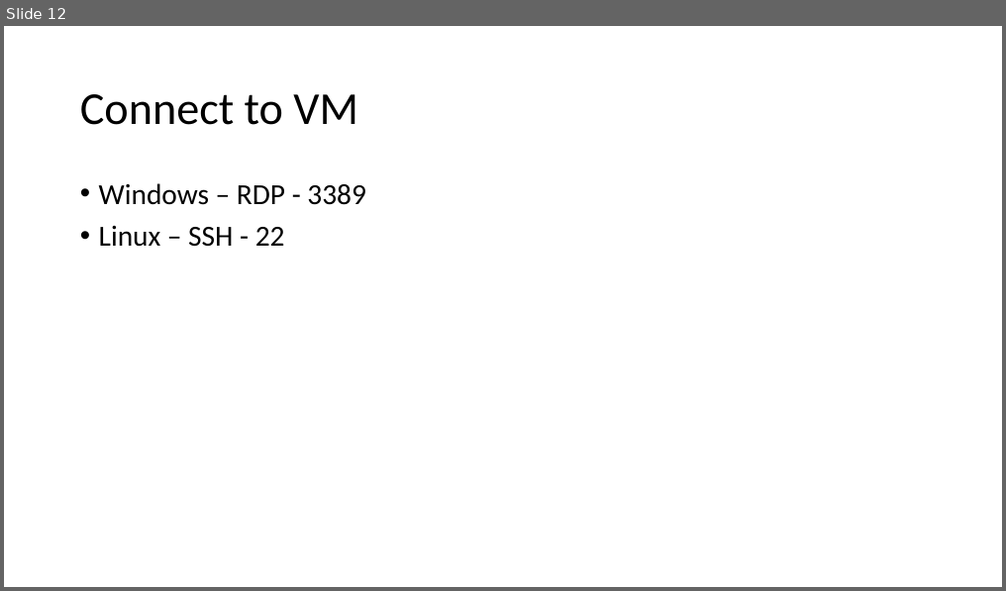
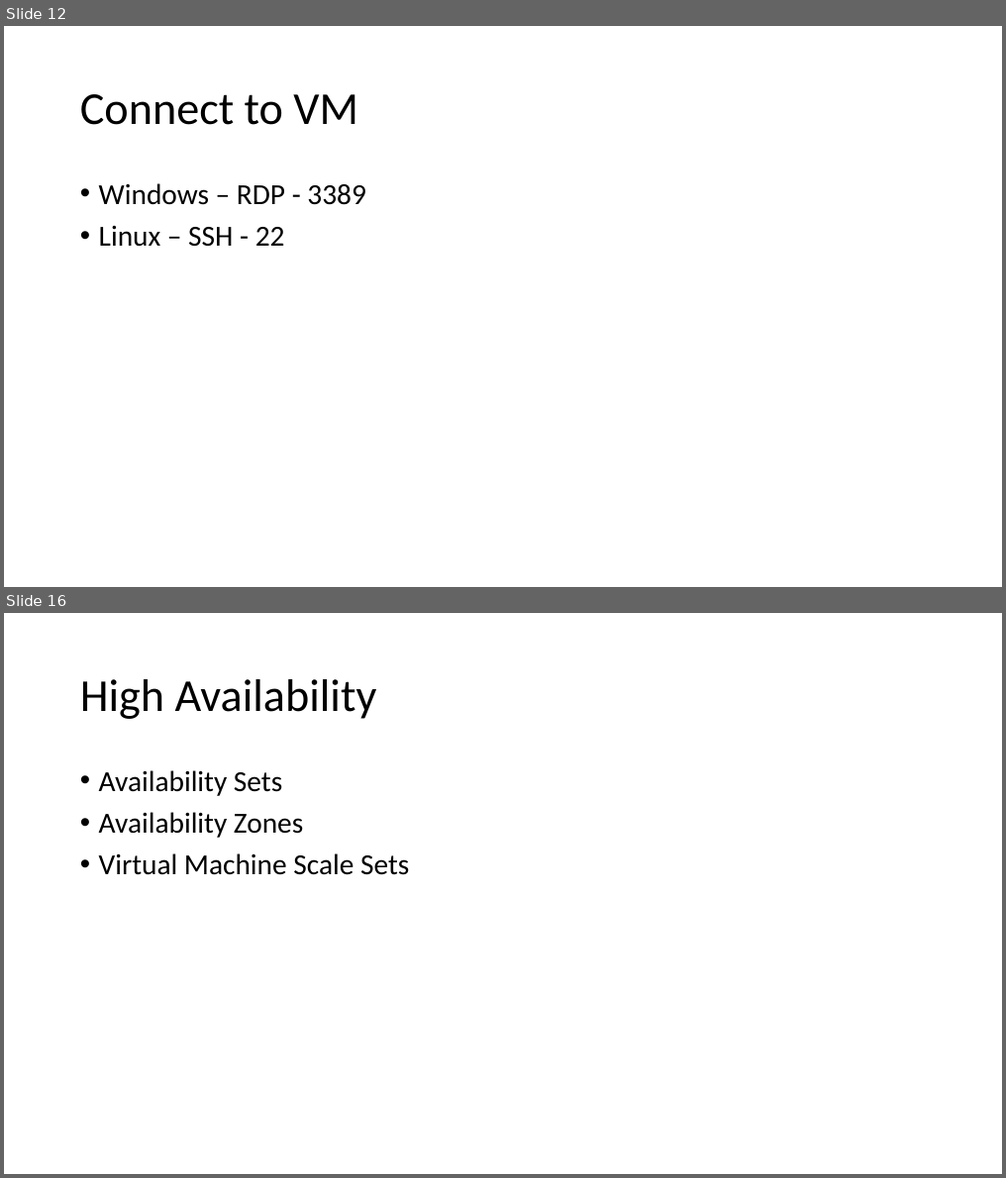
Before and after one commit to ayushrathi15/03June-AZ104, a slide deck: Azure Virtual Machines.pptx. Shown one above the other, each under a label of ours: slide 12 before the commit, slides 12 and 16 after it; the slides between them are not shown. The pictures are 1006x591 and 1006x1178 pixels, drawn with LibreOffice and Linux fonts; fonts in the diff are those of the drawing. Boxes give left, top, right and bottom in pixels: in the first picture for what was removed or moved away, otherwise in the second. Text is boxed around its words. In the diff, an @@ line names an element or a change of style, - is before the commit and + after.

```diff
--- a/Azure Virtual Machines.pptx
+++ b/Azure Virtual Machines.pptx
@@ slide 16 added at (4, 613, 1002, 1174), background #FFFFFF @@
@@ title added at (80, 679, 377, 719), 44 pt, text #000000 @@
+High Availability
@@ text added at (99, 770, 409, 875), 28 pt, text #000000 @@
+• Availability Sets
+• Availability Zones
+• Virtual Machine Scale Sets
```
Also in this commit, not shown: 10 other slides added.
